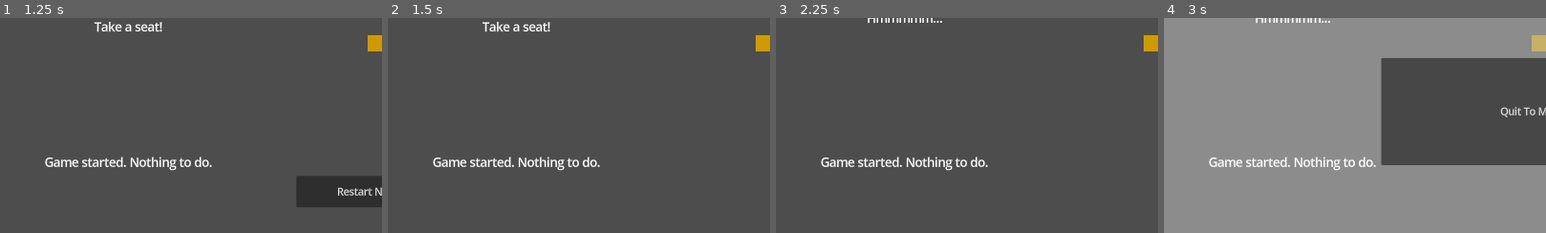
Above: before the commit, frames 1-4 (left to right).
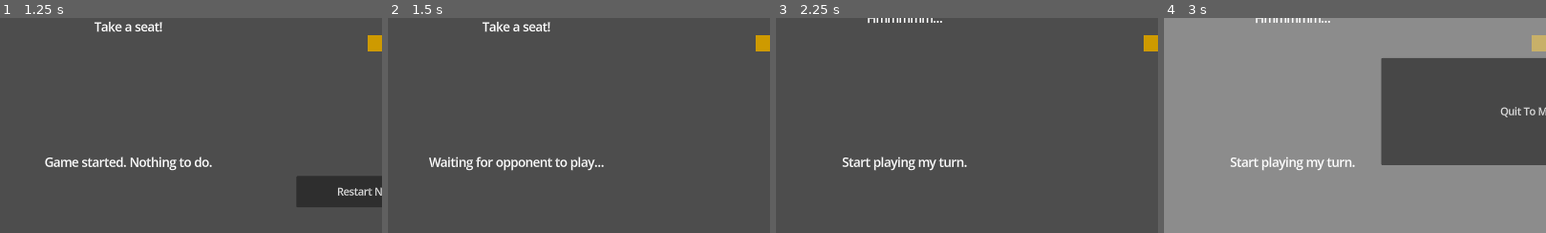
Above: after the commit, the same moments.

Repository: AlixBarreaux/tic-tac-two
Game: Godot game, scene res://scenes/main_menu.tscn
Same seed, same stepped clock (60 frames per second), same inputs: the game is played once before the commit and once after it. The engine's default icon, where the game draws it, is replaced by a stand-in: a white triangle on a blue panel in a dark square.
Inputs (mouse positions are % of the whole screen's width and height, from its top left):
- Up to frame 1 (1.25 s): click "Singleplayer" at 0.5 s
- Up to frame 2 (1.5 s): click "Restart New Game" at 1.25 s
- Up to frame 3 (2.25 s): click (54, 21) at 2 s
- Up to frame 4 (3 s): click (94, 11) at 2.75 s
The pictures show only the part of the screen within x 0-50%, y 50-100%; the shares and areas given below are measured in that part.

Frame 1 is identical in both runs. In frame 2, 1.4% of the frame differs, in the area x 10-57%, y 64-72%; in frame 3, 1.3%; in frame 4, 1.1%.

Commit message:
Feat: Improve ai talk system
When the game starts

Diff:
--- a/scripts/player_ai.gd
+++ b/scripts/player_ai.gd
@@ -34,8 +34,6 @@
 			await self.wait()
 		play_turn()
 	else:
-		if Global.turn_counter != 1:
-			ai_speech_menu_ui.set_regular_message_label_text("What are you up to soldier?")
 		ai_speech_menu_ui.set_additional_message_label_text("Waiting for opponent to play...")
 
 
@@ -48,8 +46,9 @@
 
 func on_new_game_started() -> void:
 	is_game_over = false
+	ai_speech_menu_ui.set_regular_message_label_text("Good to see you there general.\nTake a seat!")
+	ai_speech_menu_ui.set_additional_message_label_text("Game started. Nothing to do.")
 	self.check_if_its_turn_to_play()
-	ai_speech_menu_ui.set_additional_message_label_text("Game started. Nothing to do.")
 
 
 func on_game_over(player_id: int) -> void:
@@ -57,7 +56,7 @@
 
 	if player_id == 0:
 		ai_speech_menu_ui.set_regular_message_label_text("Tie! Ok let's do that again!")
-	if player_id == 1:
+	elif player_id == 1:
 		ai_speech_menu_ui.set_regular_message_label_text("You won! Great job soldier!")
 
 	ai_speech_menu_ui.set_additional_message_label_text("Game over. I can't play anymore.")
@@ -186,6 +185,7 @@
 	did_play_turn = false
 	# Not the first turn
 	ai_speech_menu_ui.set_regular_message_label_text("Hmmmmm...")
+	ai_speech_menu_ui.set_additional_message_label_text("Start playing my turn.")
 	if Global.turn_counter != 1:
 		await self.wait()
 		ai_speech_menu_ui.set_additional_message_label_text("I'm checking to see if I can win.")
